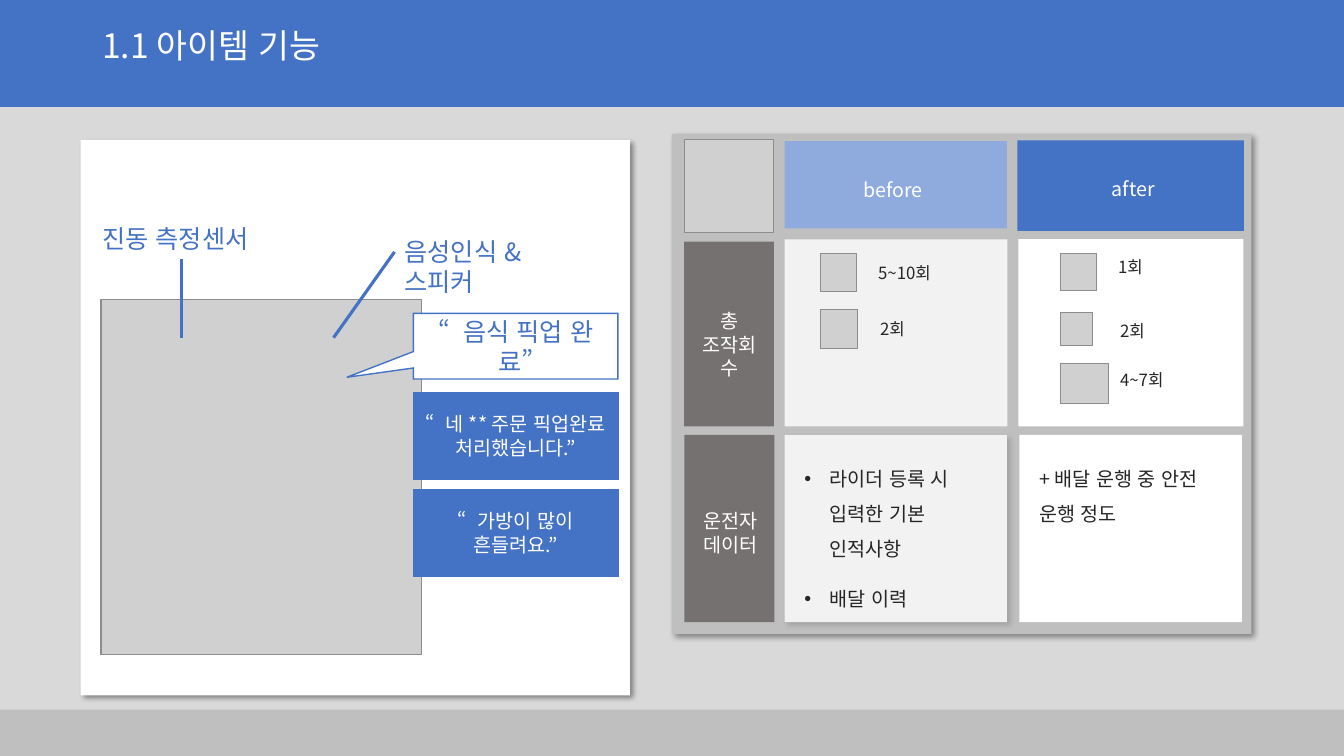
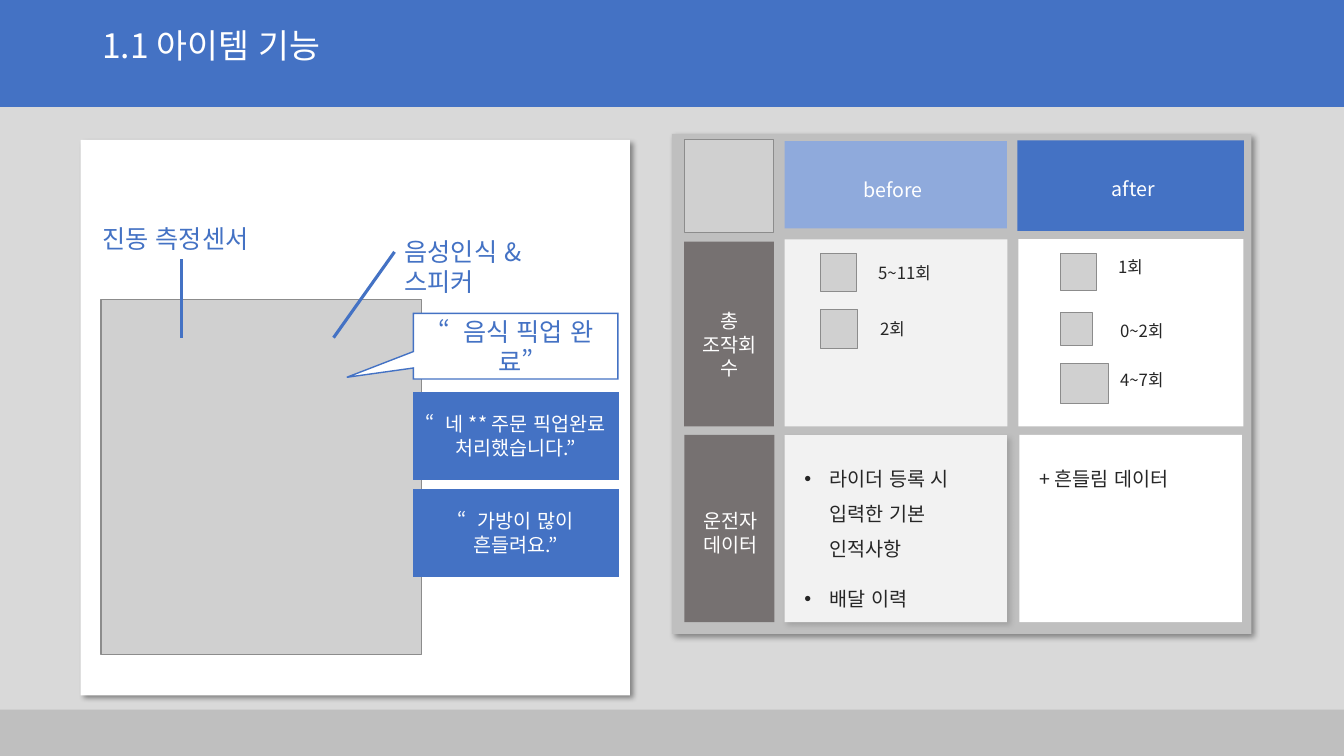
Before and after one commit to dklee801/Hel_ri_celus, a slide deck: slide 8 of 기획/아이템 기획안/[융복합]_4조 아이템소개 ppt(기획안 중간발표).pptx. Drawn at 1344x756 pixels with LibreOffice and Linux fonts; fonts in the diff are those of the drawing; grey boxes stand for pictures; background and template pictures are left out. Boxes give left, top, right and bottom in pixels: in the first picture for what was removed or moved away, otherwise in the second. Text is boxed around its words. In the diff, an @@ line names an element or a change of style, - is before the commit and + after.

```diff
--- a/기획/아이템 기획안/[융복합]_4조 아이템소개 ppt(기획안 중간발표).pptx
+++ b/기획/아이템 기획안/[융복합]_4조 아이템소개 ppt(기획안 중간발표).pptx
@@ text at (878,265,931,281): text changed @@
-5~10회
+5~11회
@@ text at (1120,323,1163,339): text changed @@
-2회
+0~2회
@@ text in rectangle at (1055,469,1168,488): text changed @@
-+ 배달 운행 중 안전 운행 정도
++ 흔들림 데이터
```
Also in this commit, not shown: 4 other slides changed, 1 slide added, 3 other files.
